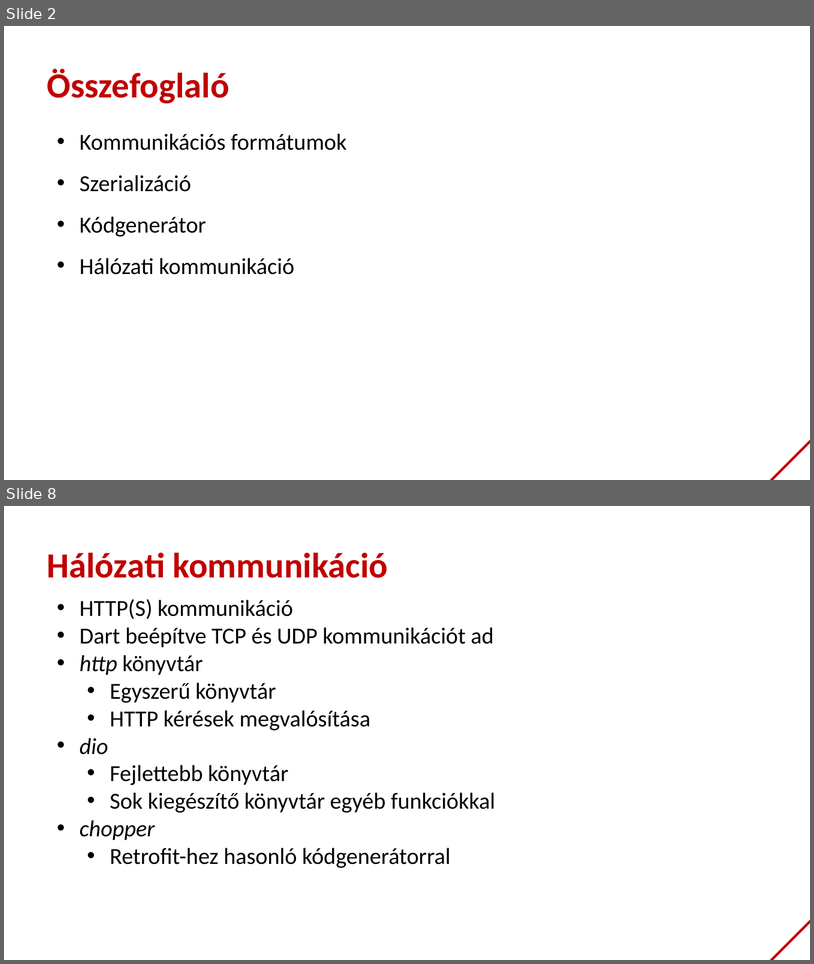
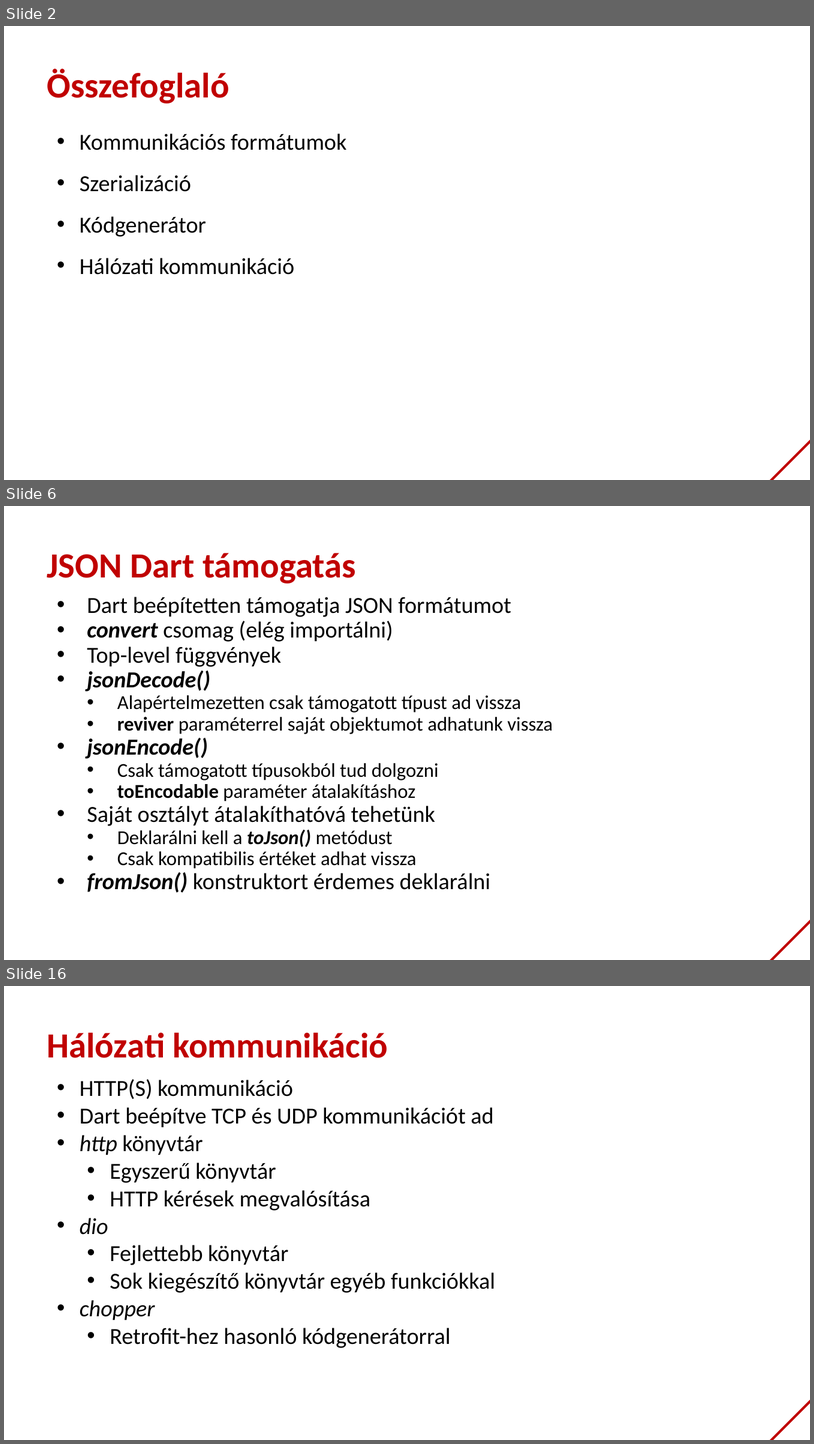
Before and after one commit to bmeaut/VIAUAV45, a slide deck: extras/lecture_08_2021.pptx. Shown one above the other, each under a label of ours: slides 2 and 8 before the commit, slides 2, 6 and 16 after it; the slides between them are not shown. The pictures are 814x964 and 814x1444 pixels, drawn with LibreOffice and Linux fonts; fonts in the diff are those of the drawing; background and template pictures are left out. Boxes give left, top, right and bottom in pixels: in the first picture for what was removed or moved away, otherwise in the second. Text is boxed around its words. In the diff, an @@ line names an element or a change of style, - is before the commit and + after.

```diff
--- a/extras/lecture_08_2021.pptx
+++ b/extras/lecture_08_2021.pptx
@@ slide 6 added at <box>4,506,810,960</box>, background #FFFFFF; not listed: 1 template element that a slide beside it also shows @@
@@ text added at <box>47,553,356,583</box>, 42 pt, text #C00000, bold @@
+JSON Dart támogatás
@@ text added at <box>87,597,553,892</box>, 23.4 pt, text #000000 @@
+• Dart beépítetten támogatja JSON formátumot
+• convert csomag (elég importálni)
+• Top-level függvények
+• jsonDecode()
+  • Alapértelmezetten csak támogatott típust ad vissza
+  • reviver paraméterrel saját objektumot adhatunk vissza
+• jsonEncode()
+  • Csak támogatott típusokból tud dolgozni
+  • toEncodable paraméter átalakításhoz
+• Saját osztályt átalakíthatóvá tehetünk
+  • Deklarálni kell a toJson() metódust
+  • Csak kompatibilis értéket adhat vissza
+• fromJson() konstruktort érdemes deklarálni
@@ what was slide 8 is now slide 16 @@
```
Also in this commit, not shown: 4 slides changed, 8 other slides added, 1 slide removed.
